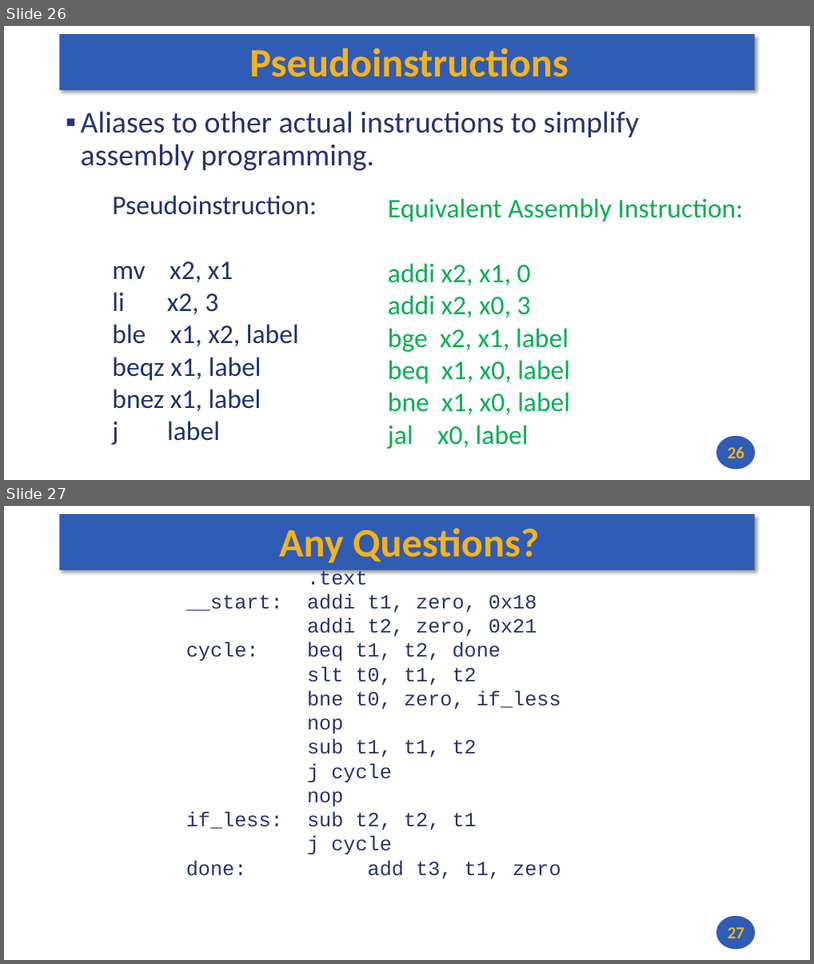
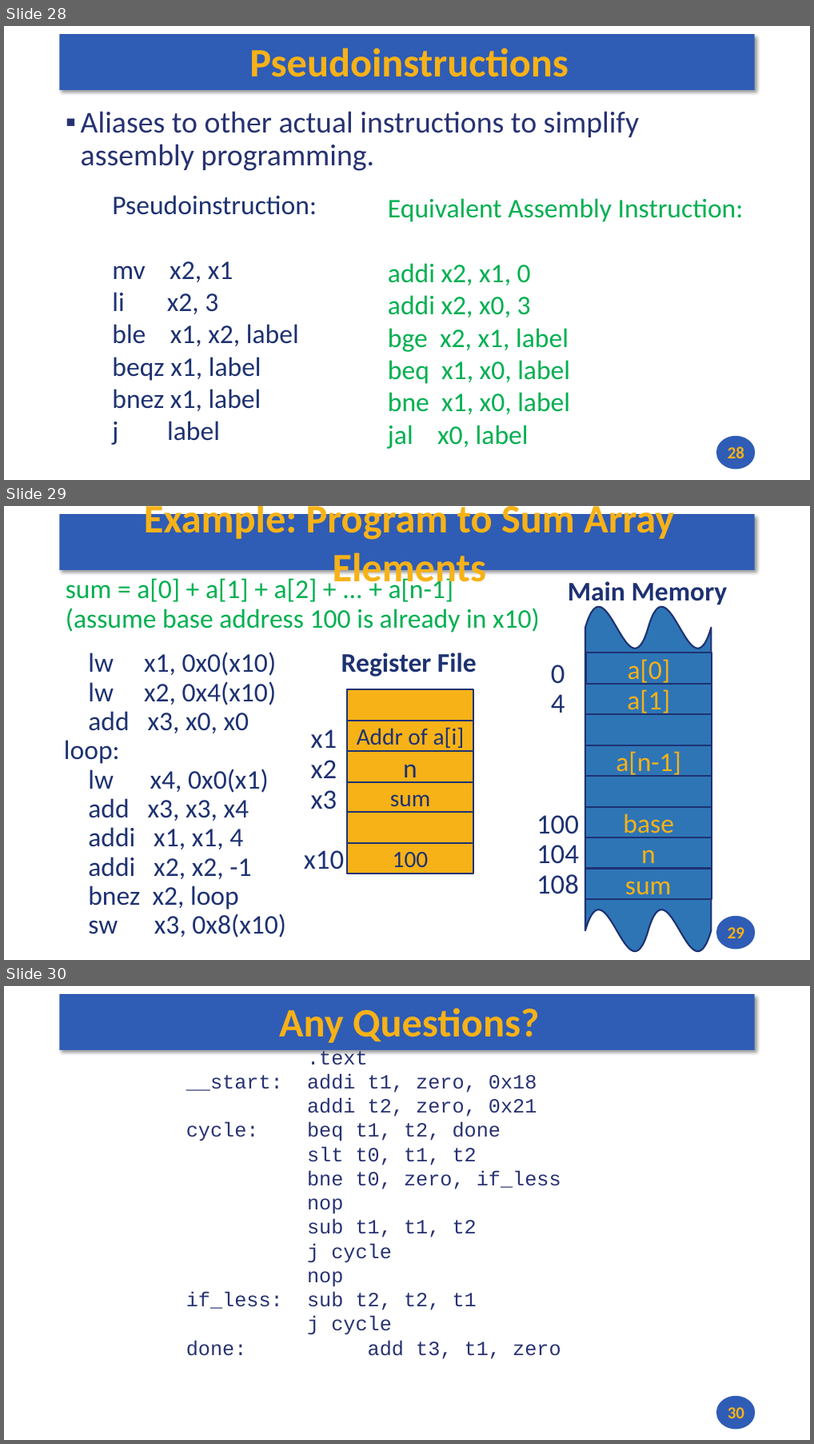
Before and after one commit to andrewt0301/hse-acos-course, a slide deck: docs/part1ca/03_CPU/CA_Lecture_03.pptx. Shown one above the other, each under a label of ours: slides 26 and 27 before the commit, slides 28, 29 and 30 after it. The pictures are 814x964 and 814x1444 pixels, drawn with LibreOffice and Linux fonts; fonts in the diff are those of the drawing. Boxes give left, top, right and bottom in pixels: in the first picture for what was removed or moved away, otherwise in the second. Text is boxed around its words. In the diff, an @@ line names an element or a change of style, - is before the commit and + after.

```diff
--- a/docs/part1ca/03_CPU/CA_Lecture_03.pptx
+++ b/docs/part1ca/03_CPU/CA_Lecture_03.pptx
@@ slide 29 added at [4,506,810,960], background #FFFFFF; not listed: 2 template elements that a slide beside it also shows @@
@@ title added at [144,506,674,590], 48 pt, text #F7B217, bold @@
+Example: Program to Sum Array Elements
@@ text added at [66,576,540,632], 32 pt, text #00B050 @@
+sum = a[0] + a[1] + a[2] + ... + a[n-1]
+(assume base address 100 is already in x10)
@@ text added at [568,581,728,608], 32 pt, text #1E3272, bold @@
+Main Memory
@@ double wave added at [586,606,712,952], fill #2E75B6, outline #1E3272 2 pt @@
@@ text added at [64,652,286,937], 32 pt, text #1E3272 @@
+lw x1, 0x0(x10)
+lw x2, 0x4(x10)
+add x3, x0, x0
+loop:
+lw x4, 0x0(x1)
+add x3, x3, x4
+addi x1, x1, 4
+addi x2, x2, -1
+bnez x2, loop
+sw x3, 0x8(x10)
@@ text added at [342,652,477,676], 32 pt, text #1E3272, bold @@
+Register File
@@ text added at [537,664,579,894], 33.1 pt, text #1E3272 @@
+0
+4
+100
+104
+108
@@ rectangle added at [586,652,712,684], fill #2E75B6, outline #1E3272 2 pt, 32 pt, text #F7B217 @@
+a[0]
@@ rectangle added at [348,689,474,720], fill #F7B217, outline #1E3272 2 pt @@
@@ rectangle added at [586,684,712,714], fill #2E75B6, outline #1E3272 2 pt, 32 pt, text #F7B217 @@
+a[1]
@@ rectangle added at [348,720,474,751], fill #F7B217, outline #1E3272 2 pt, 28 pt, text #1E3272 @@
+Addr of a[i]
@@ rectangle added at [586,714,712,745], fill #2E75B6, outline #1E3272 2 pt @@
@@ text added at [304,729,344,869], 33.1 pt, text #1E3272 @@
+x1
+x2
+x3
+x10
@@ rectangle added at [586,745,712,776], fill #2E75B6, outline #1E3272 2 pt, 32 pt, text #F7B217 @@
+a[n-1]
@@ rectangle added at [348,751,474,782], fill #F7B217, outline #1E3272 2 pt, 32 pt, text #1E3272 @@
+n
@@ rectangle added at [348,782,474,812], fill #F7B217, outline #1E3272 2 pt, 28 pt, text #1E3272 @@
+sum
@@ rectangle added at [586,776,712,807], fill #2E75B6, outline #1E3272 2 pt @@
@@ rectangle added at [348,812,474,843], fill #F7B217, outline #1E3272 2 pt @@
@@ rectangle added at [586,807,712,837], fill #2E75B6, outline #1E3272 2 pt, 32 pt, text #F7B217 @@
+base
@@ rectangle added at [586,837,712,868], fill #2E75B6, outline #1E3272 2 pt, 32 pt, text #F7B217 @@
+n
@@ rectangle added at [348,843,474,874], fill #F7B217, outline #1E3272 2 pt, 28 pt, text #1E3272 @@
+100
@@ rectangle added at [586,868,712,900], fill #2E75B6, outline #1E3272 2 pt, 32 pt, text #F7B217 @@
+sum
@@ page number added at [728,927,745,938], 20 pt, text #F7B217, bold @@
+29
@@ what was slide 26 is now slide 28 @@
@@ page number at [728,446,745,458]: text changed @@
-26
+28
@@ what was slide 27 is now slide 30 @@
@@ page number at [728,1407,745,1418]: text changed @@
-27
+30
```
Also in this commit, not shown: 2 other slides added, 1 other file.
